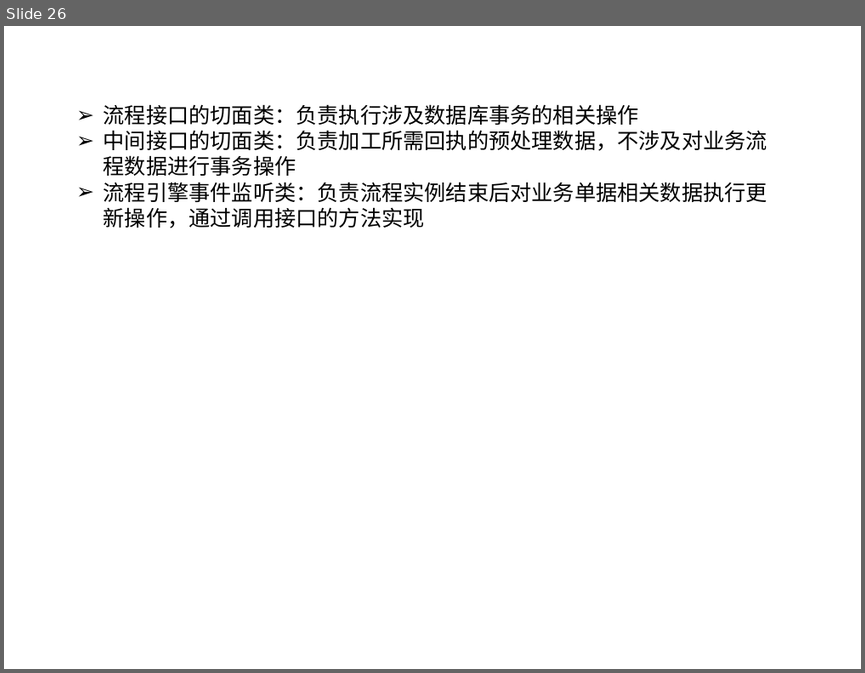
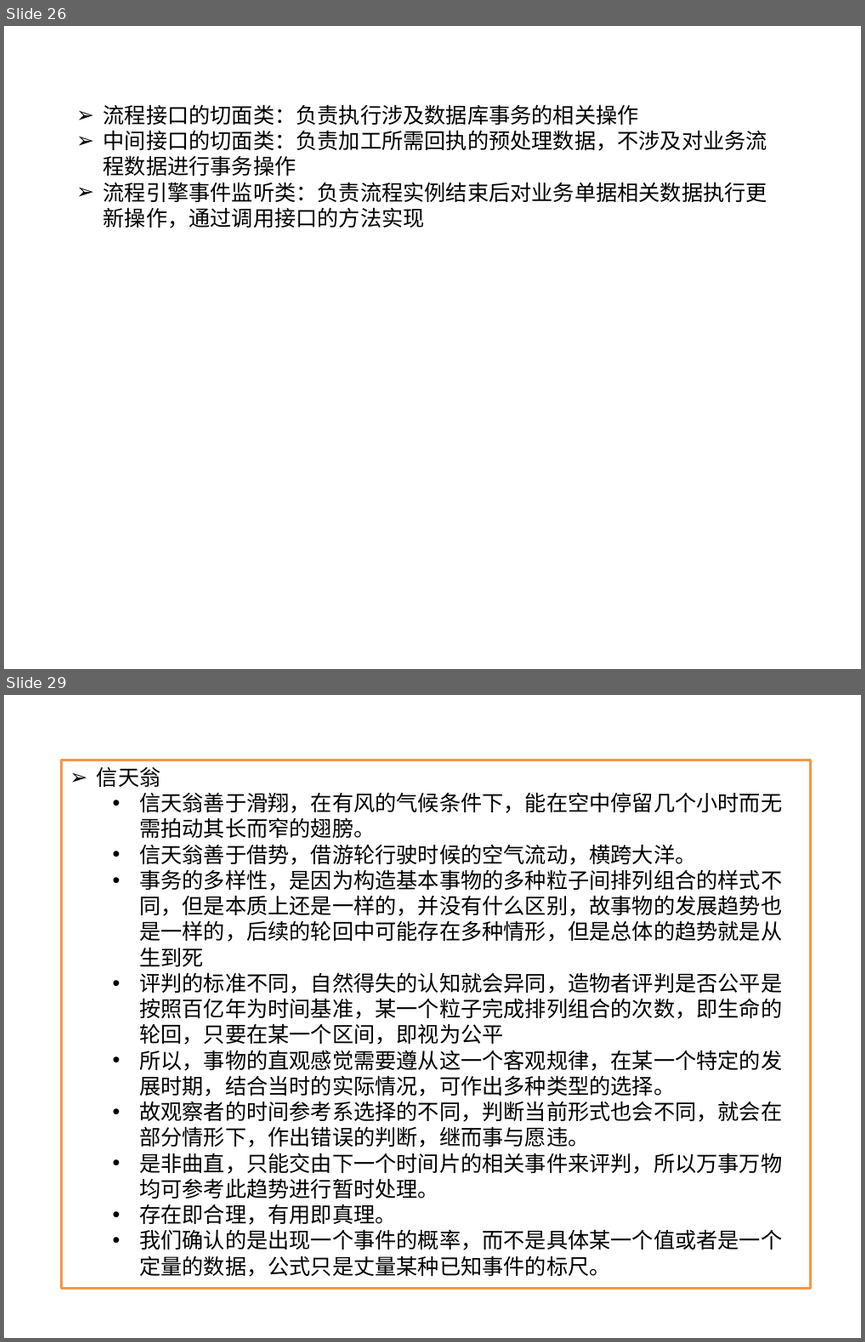
Before and after one commit to songzxDev/helloworld, a slide deck: WebContent/docs/BPM前期项目准备_20171026.pptx. Shown one above the other, each under a label of ours: slide 26 before the commit, slides 26 and 29 after it; the slides between them are not shown. The pictures are 865x673 and 865x1342 pixels, drawn with LibreOffice and Linux fonts; fonts in the diff are those of the drawing. Boxes give left, top, right and bottom in pixels: in the first picture for what was removed or moved away, otherwise in the second. Text is boxed around its words. In the diff, an @@ line names an element or a change of style, - is before the commit and + after.

```diff
--- a/WebContent/docs/BPM前期项目准备_20171026.pptx
+++ b/WebContent/docs/BPM前期项目准备_20171026.pptx
@@ slide 29 added at (4, 695, 861, 1338), background #FFFFFF @@
@@ rectangle added at (62, 760, 811, 1288), fill #FFFFFF, outline #F79646 2 pt, 18 pt, text #000000 @@
+➢ 信天翁
+  • 信天翁善于滑翔，在有风的气候条件下，能在空中停留几个小时而无需拍动其长而窄的翅膀。
+  • 信天翁善于借势，借游轮行驶时候的空气流动，横跨大洋。
+  • 事务的多样性，是因为构造基本事物的多种粒子间排列组合的样式不同，但是本质上还是一样的，并没有什么区别，故事物的发展趋势也是一样的，后续的轮回中可能存在多种情形，但是总体的趋势就是从生到死
+  • 评判的标准不同，自然得失的认知就会异同，造物者评判是否公平是按照百亿年为时间基准，某一个粒子完成排列组合的次数，即生命的轮回，只要在某一个区间，即视为公平
+  • 所以，事物的直观感觉需要遵从这一个客观规律，在某一个特定的发展时期，结合当时的实际情况，可作出多种类型的选择。
+  • 故观察者的时间参考系选择的不同，判断当前形式也会不同，就会在部分情形下，作出错误的判断，继而事与愿违。
+  • 是非曲直，只能交由下一个时间片的相关事件来评判，所以万事万物均可参考此趋势进行暂时处理。
+  • 存在即合理，有用即真理。
+  • 我们确认的是出现一个事件的概率，而不是具体某一个值或者是一个定量的数据，公式只是丈量某种已知事件的标尺。
```
Also in this commit, not shown: 3 other slides added, 1 other file.
